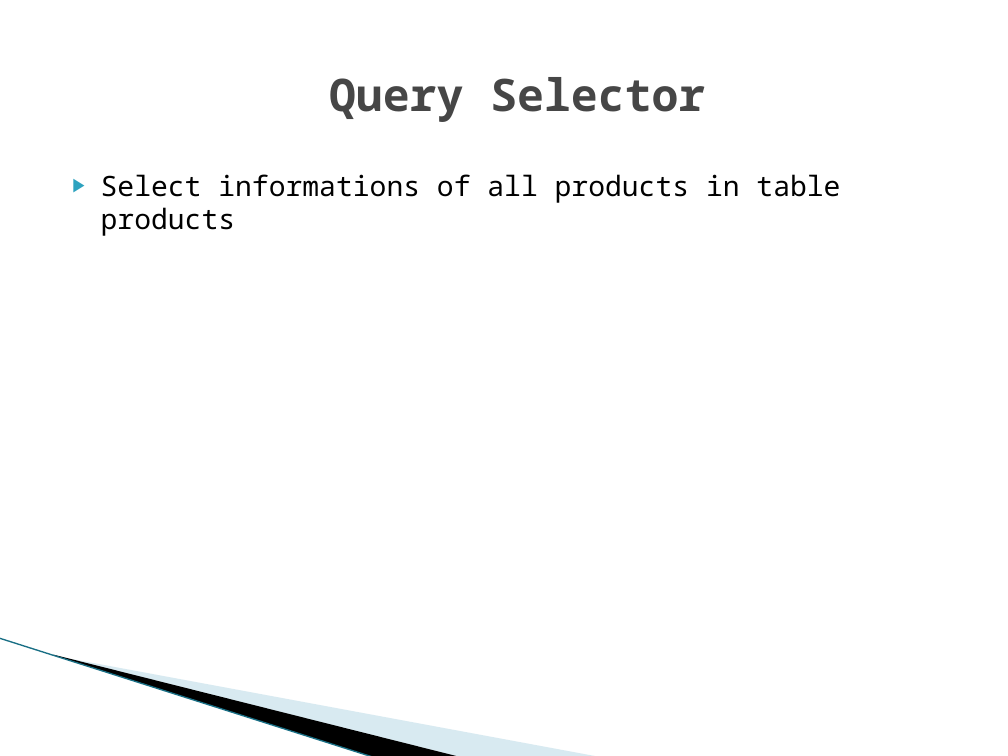
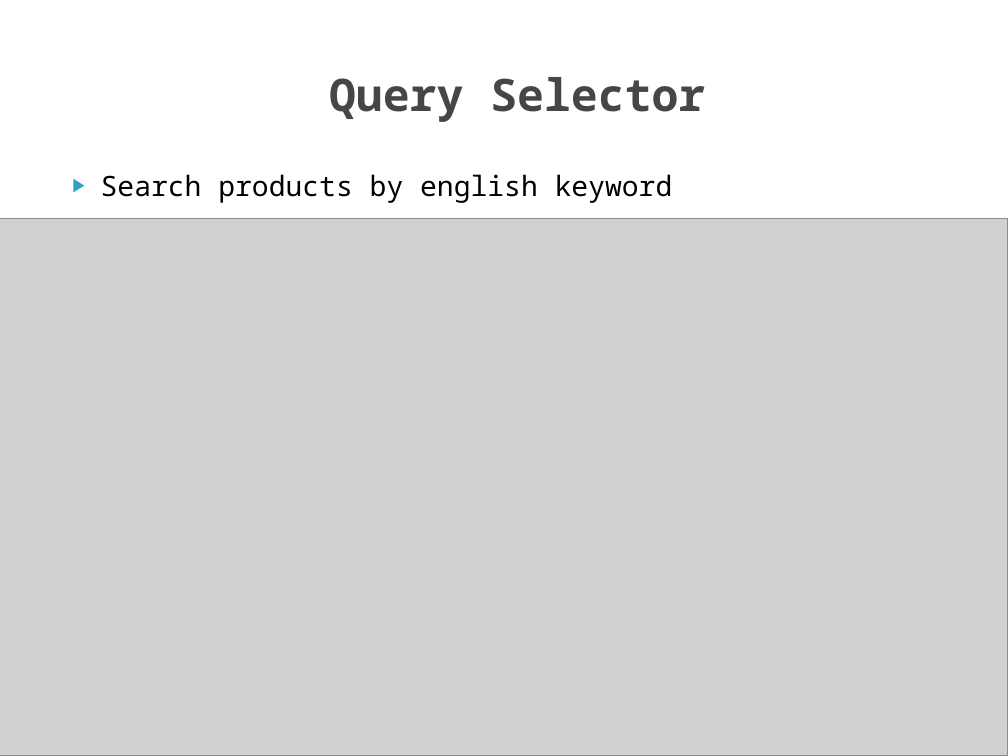
Before and after one commit to iamvucms/SICT, a slide deck: slide 8 of SQL/Project1_database_design_and_query.pptx. Drawn at 1008x756 pixels with LibreOffice and Linux fonts; fonts in the diff are those of the drawing; grey boxes stand for pictures; background and template pictures are left out. Boxes give left, top, right and bottom in pixels: in the first picture for what was removed or moved away, otherwise in the second. Text is boxed around its words. In the diff, an @@ line names an element or a change of style, - is before the commit and + after.

```diff
--- a/SQL/Project1_database_design_and_query.pptx
+++ b/SQL/Project1_database_design_and_query.pptx
@@ text at (101, 174, 673, 203): text changed @@
-▶ Select informations of all products in table products
+▶ Search products by english keyword
@@ picture added at (0, 219, 1008, 756) @@
@@ freeform shape removed at (79, 551, 498, 711) @@
```
Also in this commit, not shown: 4 other slides changed.
